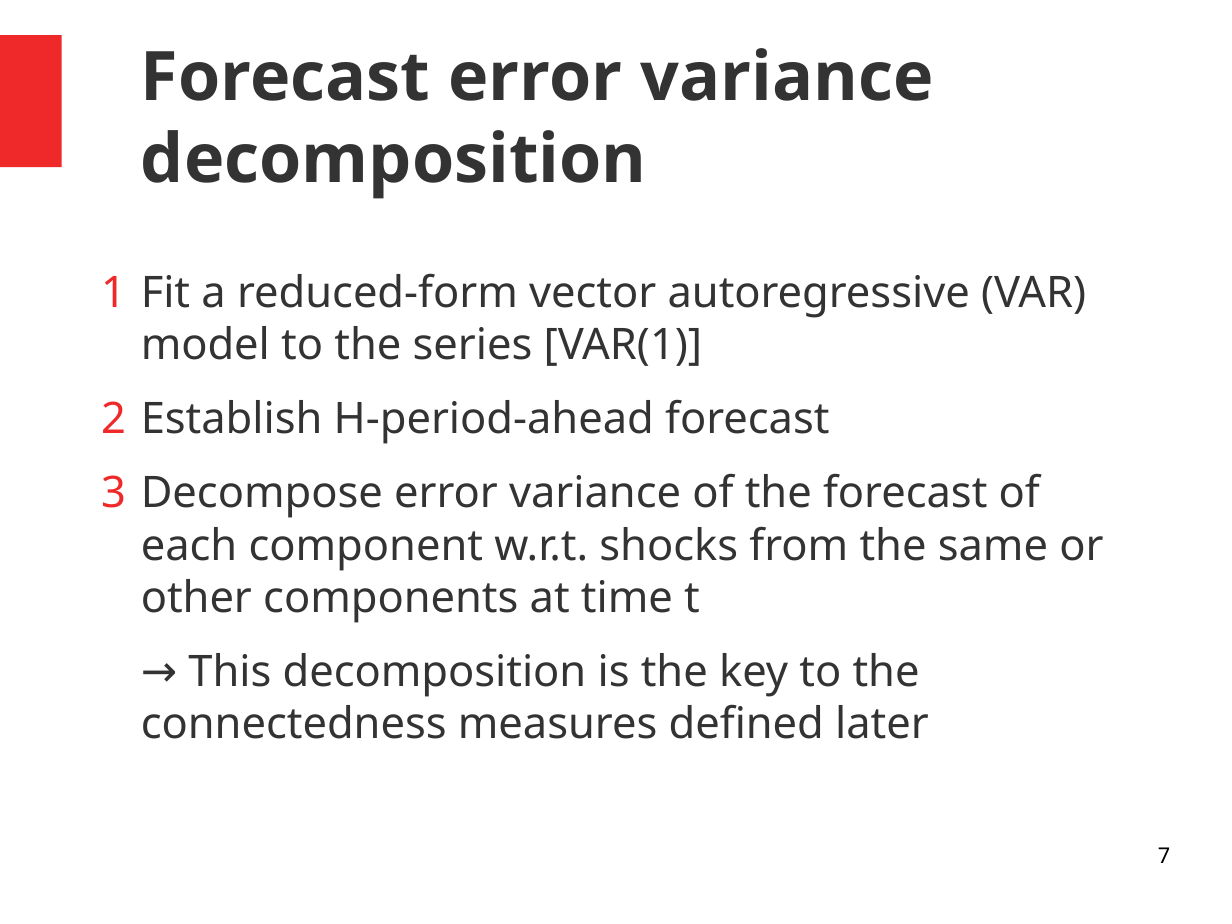
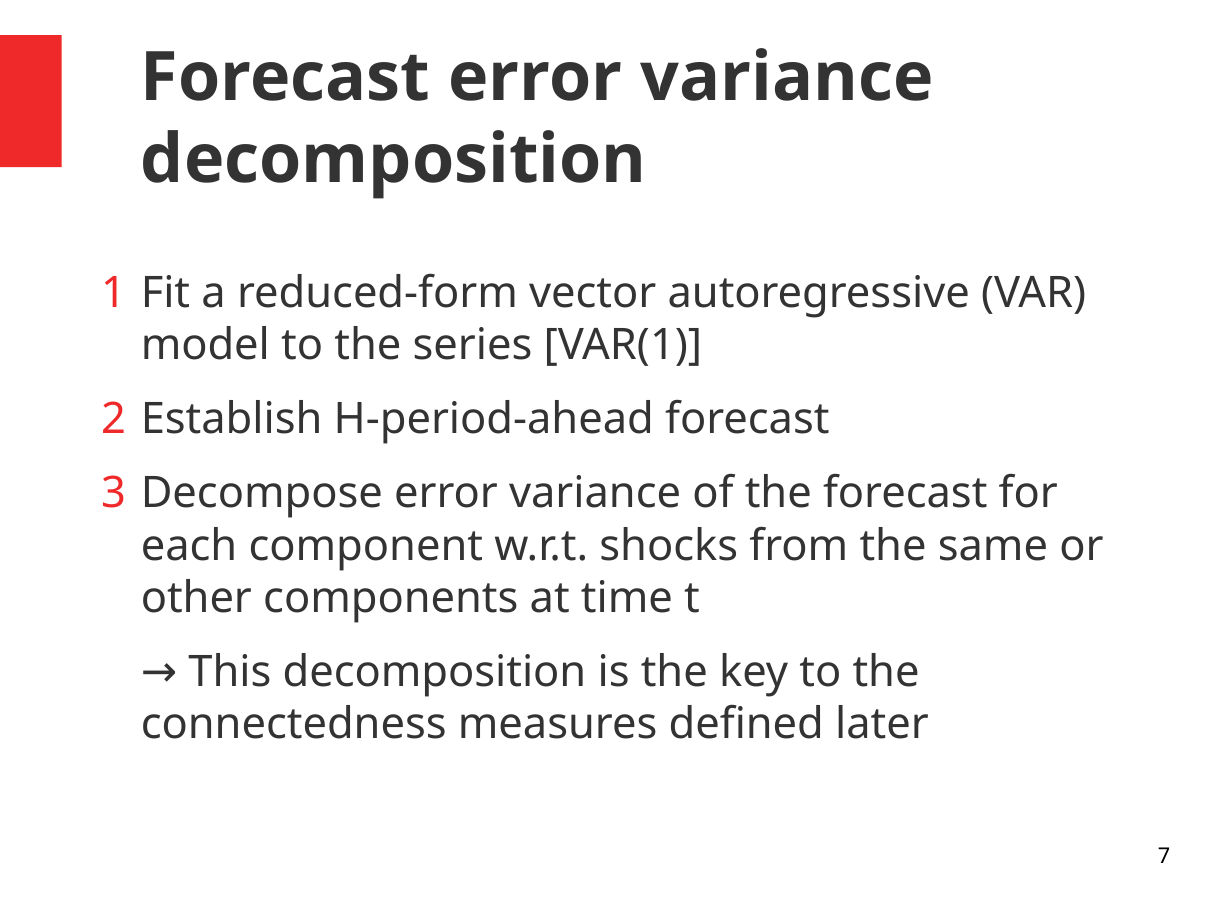
Before and after one commit to alexaoh/finance, a slide deck: slide 7 of NotesFromArticle.odp. Drawn at 1232x924 pixels with LibreOffice and Linux fonts; fonts in the diff are those of the drawing. Boxes give left, top, right and bottom in pixels: in the first picture for what was removed or moved away, otherwise in the second. Text is boxed around its words. In the diff, an @@ line names an element or a change of style, - is before the commit and + after.

```diff
--- a/NotesFromArticle.odp
+++ b/NotesFromArticle.odp
@@ text at (x1=141, y1=473, x2=1103, y2=623): text changed @@
-3 Decompose error variance of the forecast of each component w.r.t. shocks from the same or other components at time t
+3 Decompose error variance of the forecast for each component w.r.t. shocks from the same or other components at time t
```
Also in this commit, not shown: 4 other slides changed, 1 slide added, 7 slides removed, 1 other file.
